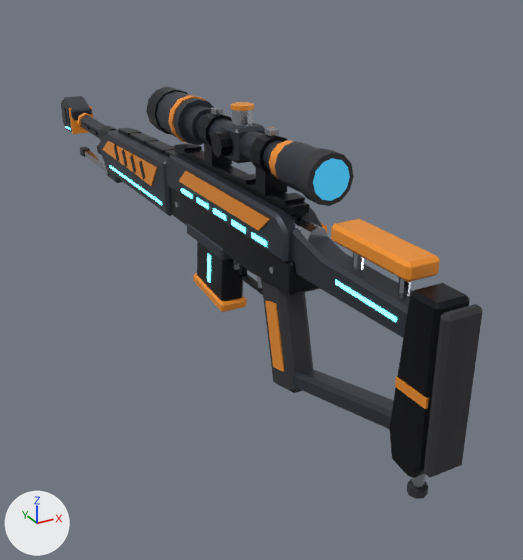
What one commit did to the Blender file assets/weapons/Signal7/Signal7.blend.
The view is the same before and after, from a camera (50 mm lens) standing at (-1.93, -3.81, 1.48) and looking at (0.4, 0.42, -0.64). The axes (+X, +Y, +Z) are drawn at lower left. The lights are the same throughout. The picture after the commit comes second.
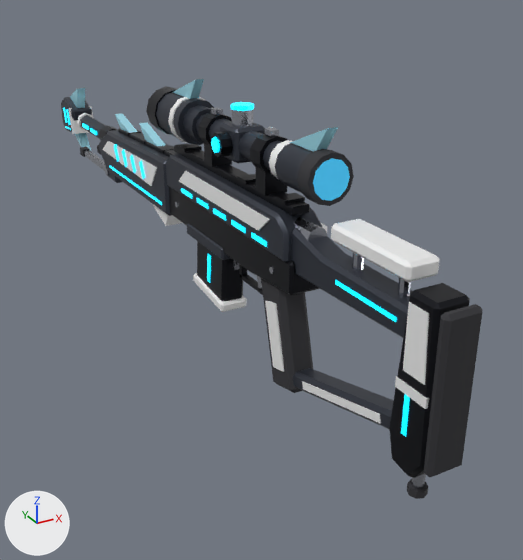
Location of each change, [x1, y1, x2, y2] in pixels of the pictures (523 x 560 px):
'CheekRest', recoloured (orange to white): [331, 219, 440, 282] in both
'ButtPlate', added: after [403, 302, 429, 385]
'SidePlate', recoloured (orange to white): [179, 171, 270, 231] in both
'GripInlay', recoloured (orange to white): [265, 300, 284, 372] in both
'ForendPlate', recoloured (orange to white): [102, 141, 157, 186] in both
'StrutInlay', added: after [302, 381, 381, 423]
'ScopeCrystalRear', added (cyan): after [290, 127, 338, 151]
'MagPlate', recoloured (orange to white): [193, 273, 247, 312] in both
'ButtStripe', recoloured (orange to white): [395, 376, 429, 409] in both
'ScopeCrystalFront', added: after [173, 79, 204, 99]
'StockGlow', recoloured: [335, 280, 397, 322] in both
'ForendCrystal0', added: after [139, 122, 165, 146]
'BellBand', recoloured: [168, 97, 206, 143] in both
'ZoomRing', recoloured (orange to white): [269, 140, 292, 180] in both
'BrakeCrystalTop', added: after [70, 88, 85, 108]
'ForendCrystal1', added: after [115, 113, 138, 133]
'ButtGlow', added: after [401, 394, 410, 437]
'ForendShard', added (mostly hidden): after [153, 204, 183, 226]
'TurretTopCap', recoloured (orange to cyan): [231, 102, 254, 111] in both
'BrakeBand', recoloured (orange to white): [68, 106, 93, 134] in both
'ForendGlow', recoloured: [109, 165, 162, 205] in both
'BrakeCrystalBottom', added (mostly hidden): after [75, 133, 91, 150]
'ParallaxGlow', added: after [211, 137, 220, 153]
'MagGlow', recoloured: [207, 254, 211, 283] in both
'ChargeCell0', recoloured: [251, 232, 267, 247] in both
'ChargeCell1', recoloured: [231, 220, 246, 233] in both
'SleeveBand', recoloured: [77, 113, 94, 131] in both
'ChargeCell2', recoloured: [213, 208, 226, 221] in both
'ChargeCell3', recoloured: [197, 198, 209, 209] in both
'ChargeCell4', recoloured: [181, 188, 192, 199] in both
'Vent0', recoloured: [139, 161, 145, 179] in both
'Vent1', recoloured: [130, 155, 136, 173] in both
'Vent3', recoloured: [114, 144, 119, 162] in both
'Vent2', recoloured: [122, 149, 127, 167] in both
'BrakePort0', recoloured: [66, 109, 71, 125] in both
'BrakePort1', recoloured: [63, 107, 67, 123] in both
'SleeveSlot1', recoloured: [82, 123, 89, 130] in both
'BoltKnob', recoloured: [320, 222, 327, 233] in both
'SleeveSlot0', recoloured: [90, 128, 97, 135] in both

Patch to the scene script:
```diff
--- a/assets/weapons/Signal7/Signal7.blend.py
+++ b/assets/weapons/Signal7/Signal7.blend.py
@@ mat_sr_panel @@
 mat_sr_panel = principled_material('SR_Panel')
-mat_sr_panel.base_color = (1.0, 0.33, 0.03)  # orange #ff9b30
+mat_sr_panel.base_color = (1.0, 1.0, 1.0)  # white #ffffff
 mat_sr_panel.metallic = 0.25
@@ mat_sr_accent @@
 mat_sr_accent.roughness = 0.3
-mat_sr_accent.emission_color = (0.1, 0.95, 0.9)  # cyan #59f9f3
+mat_sr_accent.emission_color = (0.0, 0.3, 0.45)  # cyan #0095b3
 mat_sr_accent.emission_strength = 4.0
@@ me_turrettopcap @@
 me_turrettopcap.from_pydata(...)  # 60 vertices, 36 faces; spans x -0.0647..0.0647, y -0.148..-0.012, z 0.71..0.735
-me_turrettopcap.materials.append(mat_sr_panel)  # orange #ff9b30
+me_turrettopcap.materials.append(mat_sr_accent)  # cyan #0095b3, glowing cyan #0095b3
@@ ob_strutinlay @@
+ob_strutinlay = bpy.data.objects.new('StrutInlay', me_strutinlay)  # 24 vertices, 12 faces; spans x -0.07..0.07, y -1.583..-0.897, z -0.685..-0.455; in mat_sr_panel (white #ffffff)
+ob_strutinlay.location = (0.0, 0.0, 0.0)
@@ ob_buttglow @@
+ob_buttglow = bpy.data.objects.new('ButtGlow', me_buttglow)  # 24 vertices, 12 faces; spans x -0.099..0.099, y -1.795..-1.765, z -0.43..-0.21; in mat_sr_accent (cyan #0095b3, glowing cyan #0095b3)
+ob_buttglow.location = (0.0, 0.0, 0.0)
@@ ob_buttplate @@
+ob_buttplate = bpy.data.objects.new('ButtPlate', me_buttplate)  # 24 vertices, 12 faces; spans x -0.1..0.1, y -1.88..-1.74, z -0.12..0.2; in mat_sr_panel (white #ffffff)
+ob_buttplate.location = (0.0, 0.0, 0.0)
@@ ob_scopecrystalfront @@
+ob_scopecrystalfront = bpy.data.objects.new('ScopeCrystalFront', me_scopecrystalfront)  # 18 vertices, 8 faces; spans x -0.03..0.03, y 0.5..0.9, z 0.665..0.8; in mat_sr_trim (cyan #adefff)
+ob_scopecrystalfront.location = (0.0, 0.0, 0.0)
@@ ob_scopecrystalrear @@
+ob_scopecrystalrear = bpy.data.objects.new('ScopeCrystalRear', me_scopecrystalrear)  # 18 vertices, 8 faces; spans x -0.03..0.03, y -1.0..-0.66, z 0.635..0.77; in mat_sr_trim (cyan #adefff)
+ob_scopecrystalrear.location = (0.0, 0.0, 0.0)
@@ ob_parallaxglow @@
+ob_parallaxglow = bpy.data.objects.new('ParallaxGlow', me_parallaxglow)  # 48 vertices, 28 faces; spans x -0.182..-0.17, y -0.126..-0.034, z 0.474..0.566; in mat_sr_accent (cyan #0095b3, glowing cyan #0095b3)
+ob_parallaxglow.location = (0.0, 0.0, 0.0)
@@ ob_brakecrystalbottom @@
+ob_brakecrystalbottom = bpy.data.objects.new('BrakeCrystalBottom', me_brakecrystalbottom)  # 18 vertices, 8 faces; spans x -0.04..0.04, y 3.3..3.64, z -0.25..-0.085; in mat_sr_trim (cyan #adefff)
+ob_brakecrystalbottom.location = (0.0, 0.0, 0.0)
@@ ob_brakecrystaltop @@
+ob_brakecrystaltop = bpy.data.objects.new('BrakeCrystalTop', me_brakecrystaltop)  # 18 vertices, 8 faces; spans x -0.04..0.04, y 3.3..3.62, z 0.16..0.36; in mat_sr_trim (cyan #adefff)
+ob_brakecrystaltop.location = (0.0, 0.0, 0.0)
@@ ob_forendshard @@
+ob_forendshard = bpy.data.objects.new('ForendShard', me_forendshard)  # 18 vertices, 8 faces; spans x -0.1..0.1, y 0.92..1.3, z -0.31..-0.19; in mat_sr_panel (white #ffffff)
+ob_forendshard.location = (0.0, 0.0, 0.0)
@@ ob_forendcrystal1 @@
+ob_forendcrystal1 = bpy.data.objects.new('ForendCrystal1', me_forendcrystal1)  # 18 vertices, 8 faces; spans x -0.035..0.035, y 1.74..2.2, z 0.175..0.3; in mat_sr_trim (cyan #adefff)
+ob_forendcrystal1.location = (0.0, 0.0, 0.0)
@@ ob_forendcrystal0 @@
+ob_forendcrystal0 = bpy.data.objects.new('ForendCrystal0', me_forendcrystal0)  # 18 vertices, 8 faces; spans x -0.035..0.035, y 1.16..1.6, z 0.195..0.33; in mat_sr_trim (cyan #adefff)
+ob_forendcrystal0.location = (0.0, 0.0, 0.0)
```
